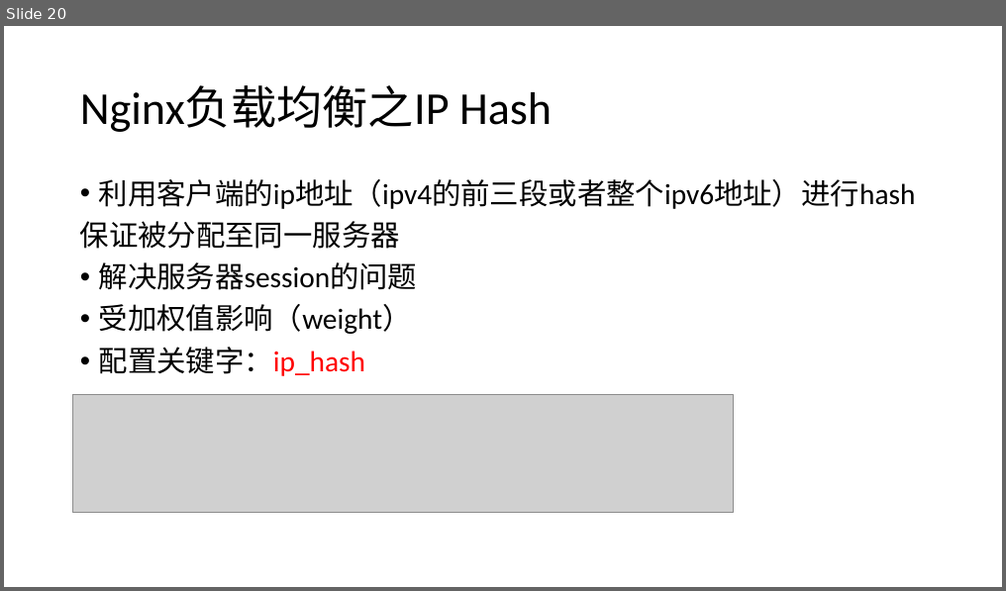
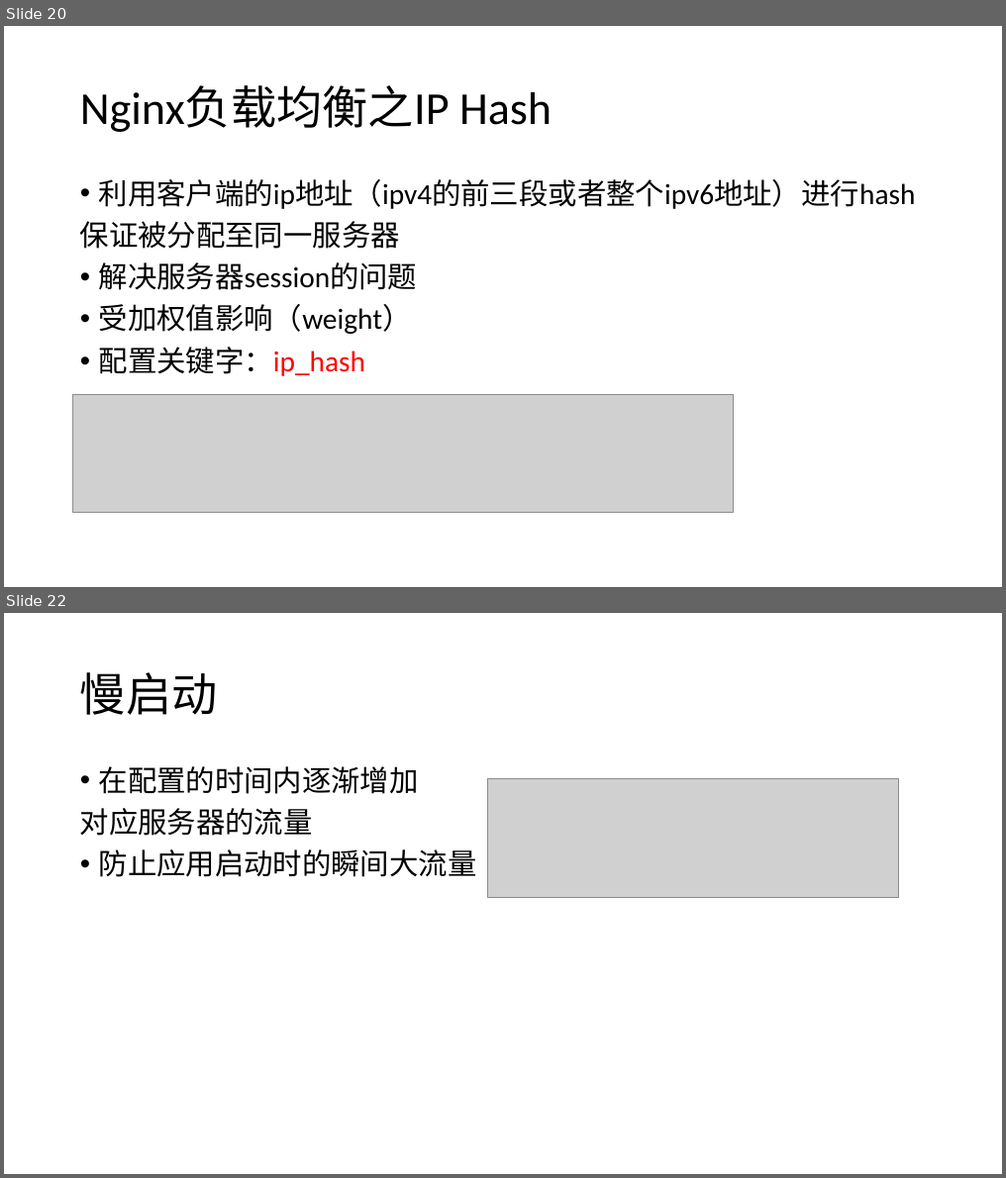
Before and after one commit to bold881/docs, a slide deck: nginx.pptx. Shown one above the other, each under a label of ours: slide 20 before the commit, slides 20 and 22 after it; the slides between them are not shown. The pictures are 1006x591 and 1006x1178 pixels, drawn with LibreOffice and Linux fonts; fonts in the diff are those of the drawing; grey boxes stand for pictures. Boxes give left, top, right and bottom in pixels: in the first picture for what was removed or moved away, otherwise in the second. Text is boxed around its words. In the diff, an @@ line names an element or a change of style, - is before the commit and + after.

```diff
--- a/nginx.pptx
+++ b/nginx.pptx
@@ slide 22 added at (4,613,1002,1174), background #FFFFFF @@
@@ title added at (80,672,218,715), 44 pt, text #000000 @@
+慢启动
@@ text added at (80,766,477,877), 28 pt, text #000000 @@
+• 在配置的时间内逐渐增加
+对应服务器的流量
+• 防止应用启动时的瞬间大流量
@@ picture added at (487,779,899,897) @@
```
Also in this commit, not shown: 1 slide changed, 8 other slides added.
